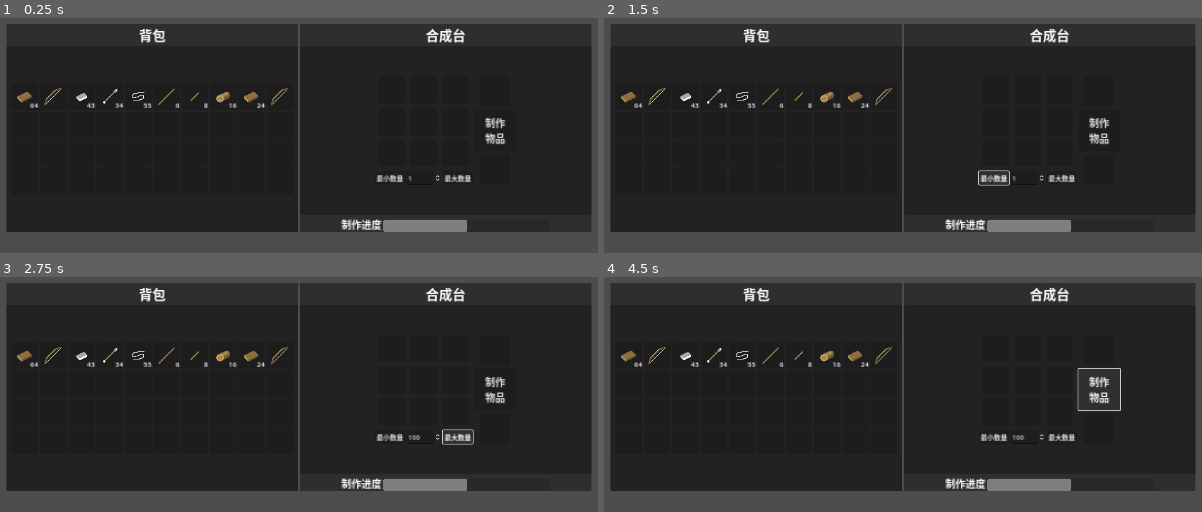
Above: before the commit, frames 1-4 (two rows, left to right).
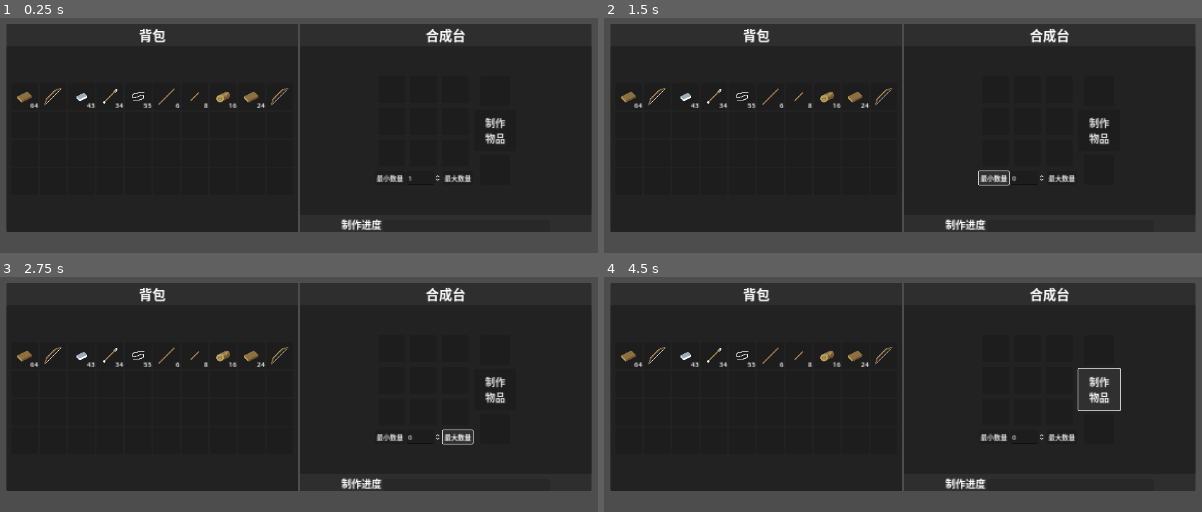
Above: after the commit, the same moments.

Repository: DeerLuuu/Backpack-and-synthesis-system
Game: Godot game, scene res://scene/world/world.tscn
The game is run twice, just before and just after one commit, with the same random seed, the same clock (stepped at 60 frames per second) and the same inputs.
Inputs:
- Up to frame 1 (0.25 s): no input
- Up to frame 2 (1.5 s): click "制作 物品" at 0.5 s; click "最小数量" at 1.25 s
- Up to frame 3 (2.75 s): click "最大数量" at 2 s
- Up to frame 4 (4.5 s): click "最小数量" at 2.75 s; click "最大数量" at 3.5 s; click "制作 物品" at 4.25 s

The runs differ from the first frame. In frame 1, 0.7% of the frame differs, in the area x 64-79%, y 85-92%; in frame 2, 0.7%; in frame 3, 0.7%, in the area x 64-79%, y 67-92%; in frame 4, 0.7%.

Commit message:
增加合成时间的逻辑

Diff:
--- a/scene/world/craft_interface.gd
+++ b/scene/world/craft_interface.gd
@@ -22,8 +22,10 @@
 @onready var slot_panel_container_10: SlotPanelContainer = %SlotPanelContainer10
 @onready var craft_button: Button = %CraftButton
 @onready var craft_item_count_spin: SpinBox = %CraftItemCountSpin
+@onready var craft_progress_bar: ProgressBar = %CraftProgressBar
+@onready var craft_timer: Timer = $"../../../CraftTimer"
 
-var craft_item_count : int = 0
+var craft_item_count : int = 1
 #endregion
 
 # TODO 合成台UI ===============>虚方法<===============
@@ -45,7 +47,7 @@
 
 
 func _process(_delta: float) -> void:
-	pass
+	craft_progress_bar.value = craft_timer.time_left
 
 func _physics_process(_delta: float) -> void:
 	pass
@@ -91,21 +93,31 @@
 
 func _on_craft_button_pressed() -> void:
 	if slot_panel_container_9.slot.has_item():
-		for i : SlotPanelContainer in get_children():
-			if i.slot.count > 0:
-				i.slot.count -= craft_item_count
-				i.set_slot_panel()
+		for count in craft_item_count:
+			for i : SlotPanelContainer in get_children():
+				if i.slot.count > 0:
+					i.slot.count -= 1
+					i.set_slot_panel()
 
-		if slot_panel_container_10.slot.has_item():
-			slot_panel_container_10.slot.count += craft_item_count
-			slot_panel_container_10.set_slot_panel()
-		else :
-			slot_panel_container_10.slot = slot_panel_container_9.slot.duplicate()
-			slot_panel_container_10.slot.count = craft_item_count
-			slot_panel_container_10.set_slot_panel()
+			if slot_panel_container_10.slot.has_item():
+				slot_panel_container_10.slot.count += 1
+				slot_panel_container_10.set_slot_panel()
+			else :
+				slot_panel_container_10.slot = slot_panel_container_9.slot.duplicate()
+				slot_panel_container_10.slot.count = 1
+				slot_panel_container_10.set_slot_panel()
+
+			craft_timer.start(.1)
+			craft_progress_bar.max_value = .1
+			await craft_timer.timeout
+		craft_timer.stop()
+	craft_item_max_value()
 
 func _on_craft_item_count_spin_value_changed(value: float) -> void:
-	craft_item_count = value
+	if value > craft_item_count_spin.max_value:
+		craft_item_count = craft_item_count_spin.max_value
+	else :
+		craft_item_count = value
 
 func _on_min_count_button_pressed() -> void:
 	craft_item_count_spin.value = 1
--- a/scene/world/world.tscn
+++ b/scene/world/world.tscn
@@ -96,7 +96,7 @@
 layout_mode = 2
 size_flags_vertical = 3
 
-[node name="Timer" type="Timer" parent="UI/UIGridContainer/CraftPanel/MarginContainer/VBoxContainer/CraftBG"]
+[node name="CraftTimer" type="Timer" parent="UI/UIGridContainer/CraftPanel/MarginContainer/VBoxContainer/CraftBG"]
 wait_time = 0.1
 
 [node name="HBoxContainer" type="HBoxContainer" parent="UI/UIGridContainer/CraftPanel/MarginContainer/VBoxContainer/CraftBG"]
@@ -213,7 +213,8 @@
 horizontal_alignment = 1
 vertical_alignment = 1
 
-[node name="ProgressBar" type="ProgressBar" parent="UI/UIGridContainer/CraftPanel/MarginContainer/VBoxContainer/HBoxContainer"]
+[node name="CraftProgressBar" type="ProgressBar" parent="UI/UIGridContainer/CraftPanel/MarginContainer/VBoxContainer/HBoxContainer"]
+unique_name_in_owner = true
 custom_minimum_size = Vector2(400, 30)
 layout_mode = 2
 size_flags_horizontal = 4
@@ -234,7 +235,6 @@
 self_modulate = Color(1, 1, 1, 0)
 slot = SubResource("Resource_t2qji")
 
-[connection signal="timeout" from="UI/UIGridContainer/CraftPanel/MarginContainer/VBoxContainer/CraftBG/Timer" to="UI/UIGridContainer/CraftPanel/MarginContainer/VBoxContainer/CraftBG/HBoxContainer/VBoxContainer/CraftInterface" method="_on_timer_timeout"]
 [connection signal="pressed" from="UI/UIGridContainer/CraftPanel/MarginContainer/VBoxContainer/CraftBG/HBoxContainer/VB …(196 unchanged characters)…
 [connection signal="value_changed" from="UI/UIGridContainer/CraftPanel/MarginContainer/VBoxContainer/CraftBG/HBoxContai …(217 unchanged characters)…
 [connection signal="pressed" from="UI/UIGridContainer/CraftPanel/MarginContainer/VBoxContainer/CraftBG/HBoxContainer/VB …(196 unchanged characters)…
